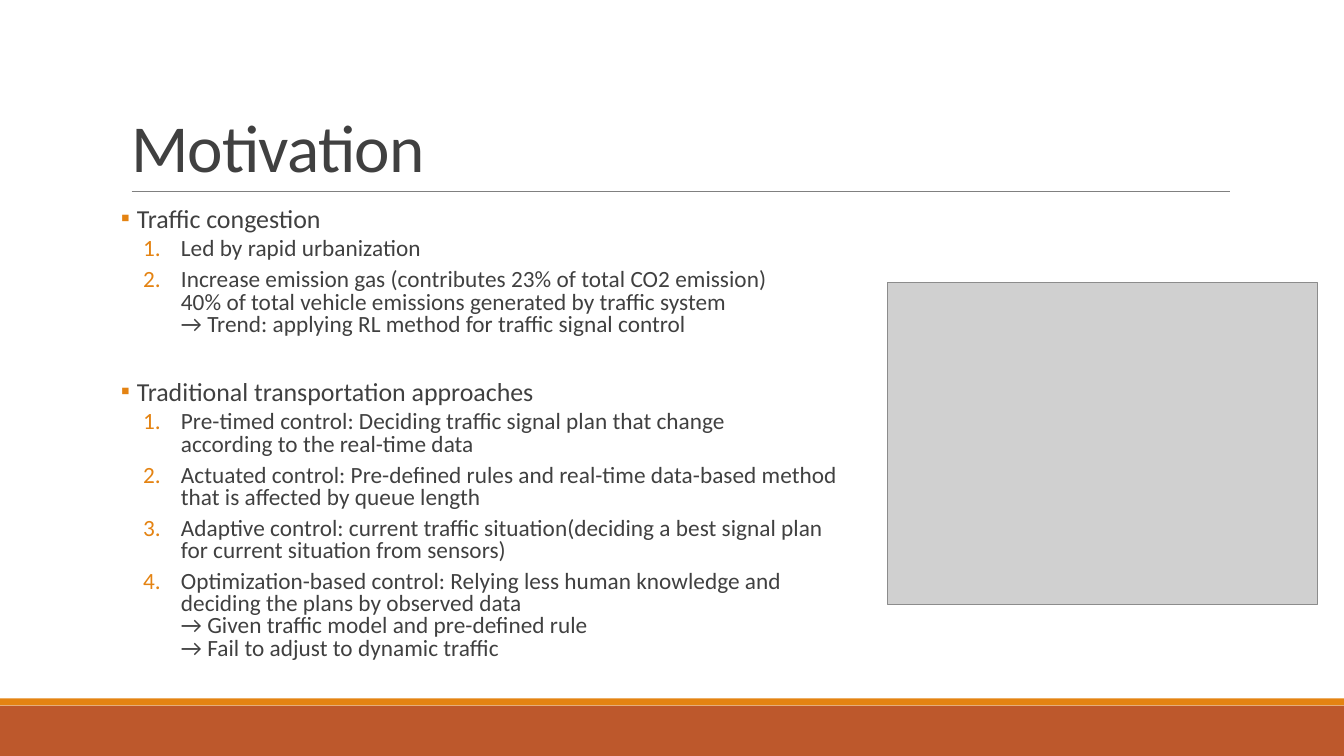
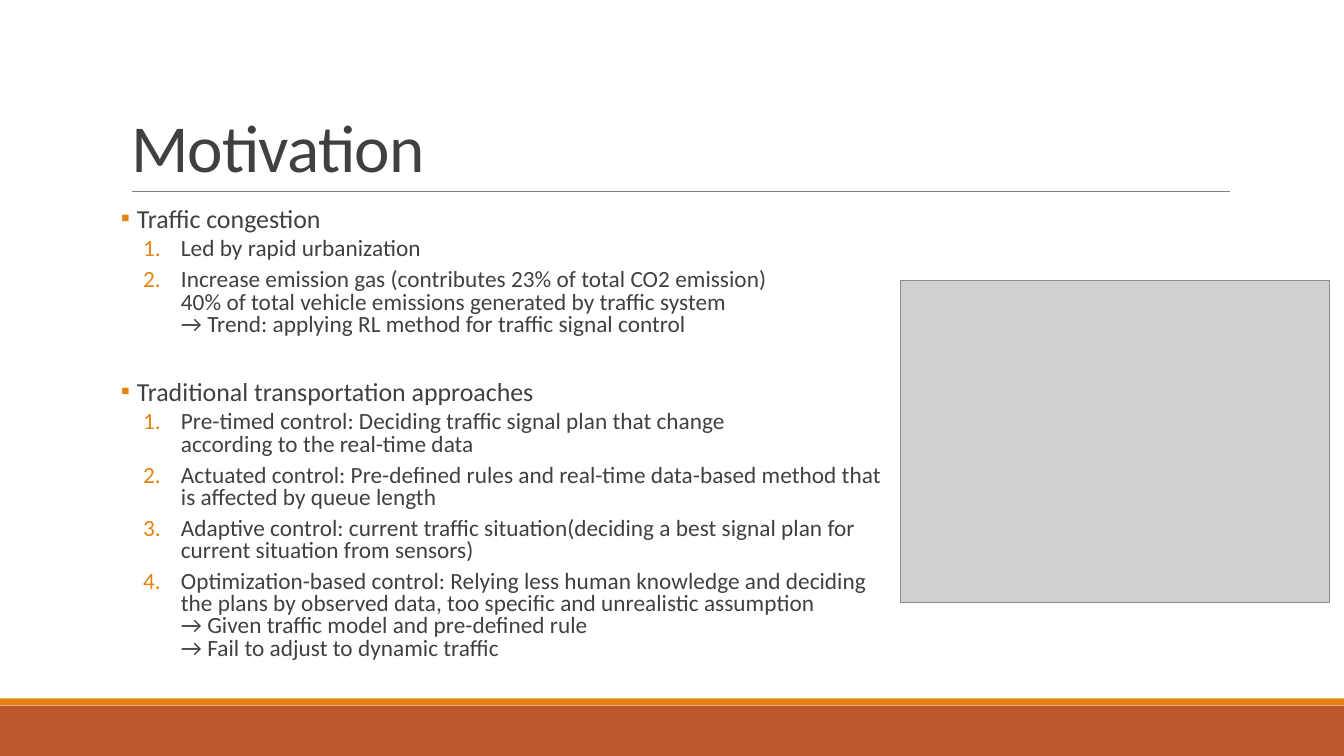
Before and after one commit to 3neutronstar/traffic-optimization_RL, a slide deck: slide 13 of 1st_Seminar(강민수).pptx (slide 16 before the commit). Drawn at 1344x756 pixels with LibreOffice and Linux fonts; fonts in the diff are those of the drawing; grey boxes stand for pictures. Boxes give left, top, right and bottom in pixels: in the first picture for what was removed or moved away, otherwise in the second. Text is boxed around its words. In the diff, an @@ line names an element or a change of style, - is before the commit and + after.

```diff
--- a/1st_Seminar(강민수).pptx
+++ b/1st_Seminar(강민수).pptx
@@ picture moved from (x1=888, y1=282, x2=1318, y2=604) to (x1=900, y1=281, x2=1330, y2=603) @@
@@ text at (x1=181, y1=573, x2=866, y2=660): text changed @@
-  4. Optimization-based control: Relying less human knowledge and deciding the plans by observed data
-     → Given traffic model and pre-defined rule
-     → Fail to adjust to dynamic traffic
+  4. Optimization-based control: Relying less human knowledge and deciding the plans by observed data, too specific and unrealistic assumption
+     → Given traffic model and pre-defined rule
+     → Fail to adjust to dynamic traffic
```
Also in this commit, not shown: 7 other slides changed.
